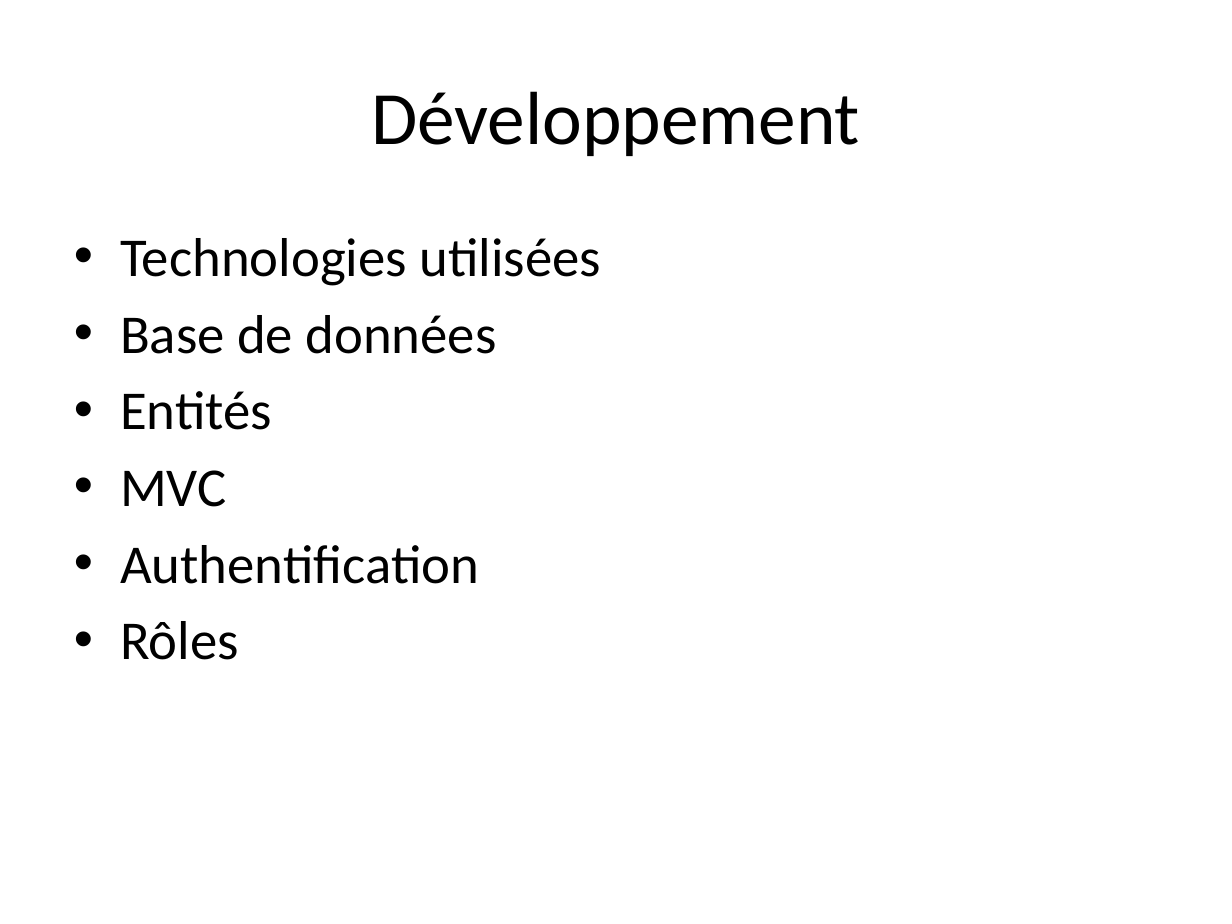
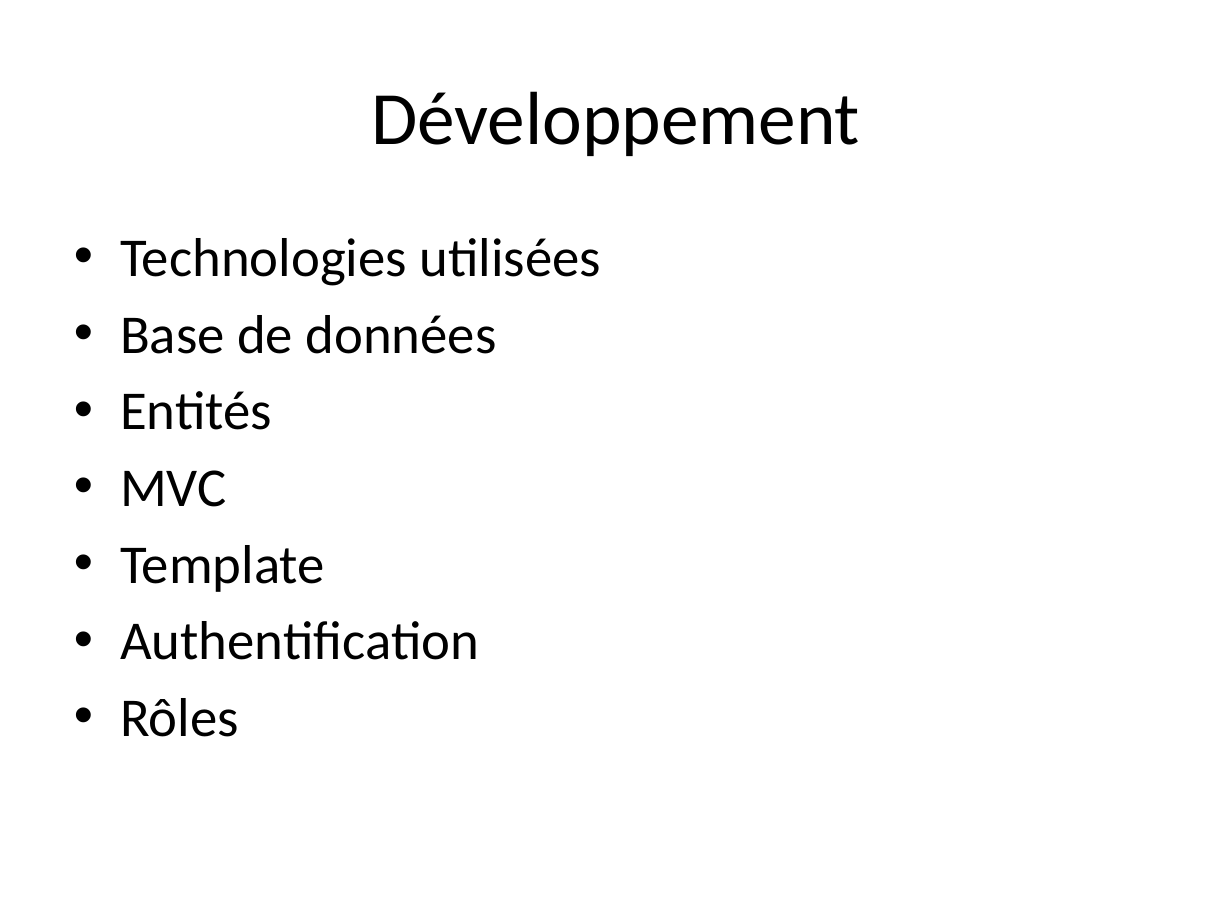
Before and after one commit to LucienMoor/AYNIM, a slide deck: slide 5 of Documents/PrésentationRichPoor.pptx. Drawn at 1232x924 pixels with LibreOffice and Linux fonts; fonts in the diff are those of the drawing. Boxes give left, top, right and bottom in pixels: in the first picture for what was removed or moved away, otherwise in the second. Text is boxed around its words. In the diff, an @@ line names an element or a change of style, - is before the commit and + after.

Commit message:
updated ppt

```diff
--- a/Documents/PrésentationRichPoor.pptx
+++ b/Documents/PrésentationRichPoor.pptx
@@ text at (x1=120, y1=545, x2=325, y2=592): paragraph added @@
+• Template
```
Also in this commit, not shown: 2 slides added.
